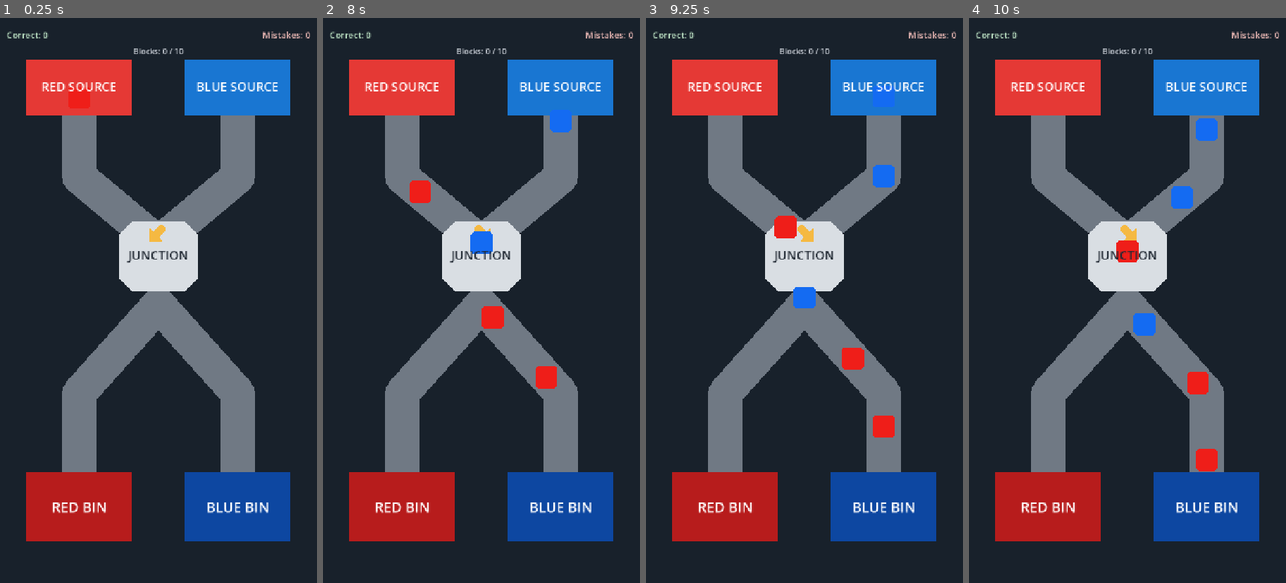
Above: before the commit, frames 1-4 (left to right).
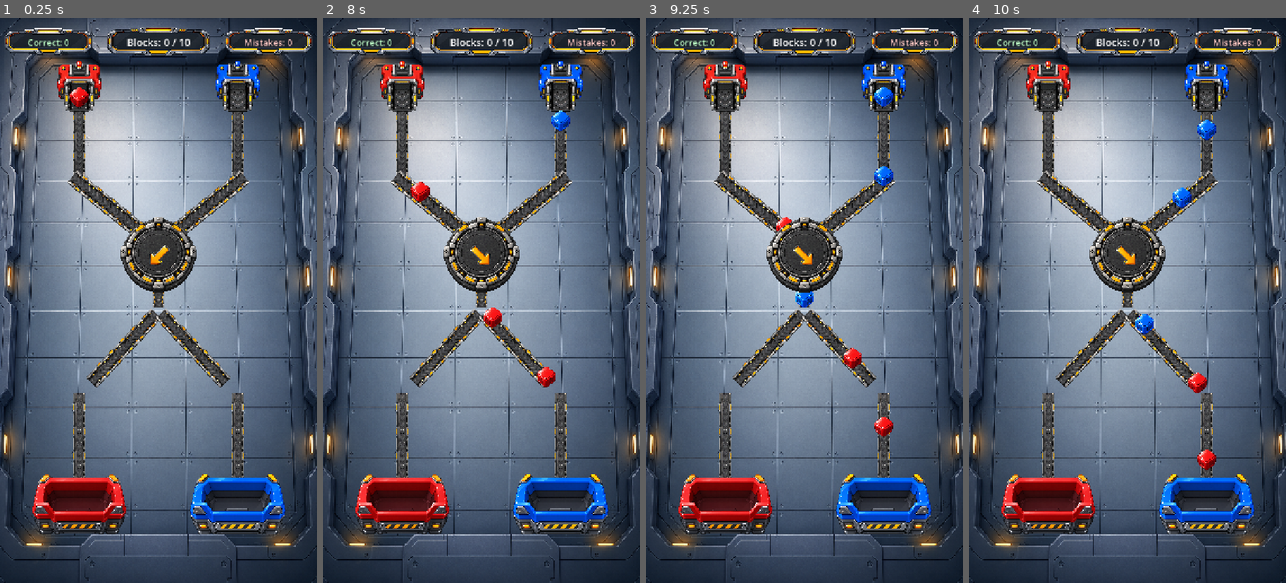
Above: after the commit, the same moments.

Repository: ArsenDev96/kinetic-conveyor
Game: Godot game, scene res://level_1.tscn
Same seed, same stepped clock (60 frames per second), same inputs: the game is played once before the commit and once after it.
Inputs (mouse positions are in pixels of both pictures, inside the frame that each line leads up to):
- Up to frame 1 (0.25 s): no input
- Up to frame 2 (8 s): tap Enter at 0.5 s; drag from (481, 255) to (513, 176) at 0.52 s; drag from (418, 328) to (481, 255) at 1.27 s; move the mouse to (513, 176) at 2.02 s; hold D 2.03-2.75 s; tap Tab at 2.1 s; click (513, 176) at 2.17 s; drag from (465, 413) to (386, 215) at 2.77 s; move the mouse to (576, 385) at 3.52 s; hold A 3.53-4.25 s; tap Delete at 3.6 s; click (576, 385) at 3.67 s; tap Space at 3.77, 6.77 s; drag from (386, 215) to (481, 255) at 4.27 s; move the mouse to (497, 300) at 5.02 s; hold S 5.03-5.75 s; tap Alt at 5.1 s; click (497, 300) at 5.17 s; drag from (433, 159) to (418, 328) at 5.77 s; move the mouse to (551, 272) at 6.52 s; hold W 6.53-7.25 s; tap 0 at 6.6 s; click (551, 272) at 6.67 s; drag from (418, 328) to (481, 255) at 7.27 s
- Up to frame 3 (9.25 s): move the mouse to (836, 176) at 8.02 s; hold S 8.03-8.75 s; tap 2 at 8.1 s; click (836, 176) at 8.17 s; drag from (788, 413) to (709, 215) at 8.77 s
- Up to frame 4 (10 s): move the mouse to (1222, 385) at 9.52 s; hold W from 9.53 s (still down); tap 4 at 9.6 s; click (1222, 385) at 9.67 s; tap Space at 9.77 s

The runs differ from the first frame. In frame 1, 86% of the frame differs, in the area x 0-100%, y 0-100%; in frame 2, 86%; in frame 3, 86%; in frame 4, 86%.

Commit message:
Integrate production visual assets

Diff:
--- a/block.tscn
+++ b/block.tscn
@@ -1,6 +1,7 @@
-[gd_scene load_steps=2 format=3]
+[gd_scene load_steps=3 format=3]
 
 [ext_resource type="Script" path="res://block_route_mover.gd" id="1_block_route_mover"]
+[ext_resource type="Texture2D" path="res://assets/gameplay/blocks/block_red.png" id="2_block_red"]
 
 [node name="BlockFollow" type="PathFollow2D" groups=["active_blocks"]]
 rotates = false
@@ -9,6 +10,7 @@
 
 [node name="BlockVisual" type="Node2D" parent="."]
 
-[node name="PlaceholderShape" type="Polygon2D" parent="BlockVisual"]
-color = Color(0.94, 0.12, 0.1, 1)
-polygon = PackedVector2Array(-19, -25, 19, -25, 25, -19, 25, 19, 19, 25, -19, 25, -25, 19, -25, -19)
+[node name="BlockSprite" type="Sprite2D" parent="BlockVisual"]
+texture_filter = 1
+scale = Vector2(0.045, 0.045)
+texture = ExtResource("2_block_red")
--- a/block_route_mover.gd
+++ b/block_route_mover.gd
@@ -1,4 +1,7 @@
 extends PathFollow2D
+
+const BLOCK_RED_TEXTURE := preload("res://assets/gameplay/blocks/block_red.png")
+const BLOCK_BLUE_TEXTURE := preload("res://assets/gameplay/blocks/block_blue.png")
 
 @export var speed: float = 100.0
 @export var cleanup_delay: float = 0.65
@@ -23,7 +26,7 @@
 	_red_bin = red_bin
 	_blue_bin = blue_bin
 	_delivery_evaluator = delivery_evaluator
-	$BlockVisual/PlaceholderShape.color = Color(0.94, 0.12, 0.1) if block_color == BlockTypes.BlockColor.RED else Color(0.08, 0.42, 0.95)
+	$BlockVisual/BlockSprite.texture = BLOCK_RED_TEXTURE if block_color == BlockTypes.BlockColor.RED else BLOCK_BLUE_TEXTURE
 
 
 func _process(delta: float) -> void:
--- a/delivery_evaluator.gd
+++ b/delivery_evaluator.gd
@@ -1,6 +1,9 @@
 extends Node2D
 
 enum RoundState { PLAYING, WON, LOST }
+
+const FEEDBACK_CORRECT_TEXTURE := preload("res://assets/ui/feedback_correct.png")
+const FEEDBACK_WRONG_TEXTURE := preload("res://assets/ui/feedback_wrong.png")
 
 @export var total_blocks := 10
 @export var maximum_mistakes := 3
@@ -11,14 +14,16 @@
 var round_state := RoundState.PLAYING
 var _feedback_version := 0
 
-@onready var feedback_label: Label = $HUD/CountersAndFeedback/DeliveryFeedback
+@onready var feedback_presentation: Node2D = $HUD/CountersAndFeedback/FeedbackPresentation
+@onready var feedback_background: Sprite2D = $HUD/CountersAndFeedback/FeedbackPresentation/FeedbackBackground
+@onready var feedback_label: Label = $HUD/CountersAndFeedback/FeedbackPresentation/DeliveryFeedback
 @onready var correct_label: Label = $HUD/CountersAndFeedback/CorrectCount
 @onready var mistake_label: Label = $HUD/CountersAndFeedback/MistakeCount
 @onready var blocks_label: Label = $HUD/CountersAndFeedback/BlocksProgress
-@onready var result_panel: Panel = $HUD/ResultPanel
-@onready var result_title: Label = $HUD/ResultPanel/ResultTitle
-@onready var result_summary: Label = $HUD/ResultPanel/ResultSummary
-@onready var retry_button: Button = $HUD/ResultPanel/RetryButton
+@onready var result_panel: Control = $HUD/ResultOverlay
+@onready var result_title: Label = $HUD/ResultOverlay/ResultPanel/ResultTitle
+@onready var result_summary: Label = $HUD/ResultOverlay/ResultPanel/ResultSummary
+@onready var retry_button: Button = $HUD/ResultOverlay/ResultPanel/RetryButton
 @onready var block_spawner: Node = $BlockSpawner
 @onready var junction: Area2D = $Junction
 
@@ -74,9 +79,14 @@
 	_feedback_version += 1
 	var version := _feedback_version
 	feedback_label.text = "CORRECT" if is_correct else "WRONG"
-	feedback_label.modulate = Color(0.35, 0.9, 0.4) if is_correct else Color(1.0, 0.35, 0.3)
-	feedback_label.visible = true
+	feedback_background.texture = FEEDBACK_CORRECT_TEXTURE if is_correct else FEEDBACK_WRONG_TEXTURE
+	feedback_presentation.scale = Vector2(0.9, 0.9)
+	feedback_presentation.modulate = Color.WHITE
+	feedback_presentation.visible = true
+	var pop_tween := create_tween()
+	pop_tween.set_trans(Tween.TRANS_BACK).set_ease(Tween.EASE_OUT)
+	pop_tween.tween_property(feedback_presentation, "scale", Vector2.ONE, 0.16)
 
 	await get_tree().create_timer(0.85).timeout
 	if version == _feedback_version:
-		feedback_label.visible = false
+		feedback_presentation.visible = false
--- a/junction_controller.gd
+++ b/junction_controller.gd
@@ -11,6 +11,7 @@
 			_update_direction_marker()
 var _last_toggle_time := -1000
 var interaction_enabled := true
+var _rotation_tween: Tween
 @onready var direction_marker: Node2D = $JunctionVisual/DirectionMarker
 
 
@@ -67,4 +68,12 @@
 
 
 func _update_direction_marker() -> void:
-	direction_marker.rotation = PI / 4.0 if current_route == Route.LEFT else -PI / 4.0
+	var target_rotation := PI / 4.0 if current_route == Route.LEFT else -PI / 4.0
+	if not is_node_ready():
+		direction_marker.rotation = target_rotation
+		return
+	if _rotation_tween != null:
+		_rotation_tween.kill()
+	_rotation_tween = create_tween()
+	_rotation_tween.set_trans(Tween.TRANS_QUAD).set_ease(Tween.EASE_OUT)
+	_rotation_tween.tween_property(direction_marker, "rotation", target_rotation, 0.15)
--- a/level_1.tscn
+++ b/level_1.tscn
@@ -5,6 +5,19 @@
 [ext_resource type="Script" uid="uid://poufm2nc7jm8" path="res://delivery_evaluator.gd" id="3_delivery_evaluator"]
 [ext_resource type="Script" uid="uid://bo560cs0x0rb2" path="res://bin.gd" id="4_bin"]
 [ext_resource type="Script" uid="uid://ciwmlh61j0yd4" path="res://block_spawner.gd" id="5_block_spawner"]
+[ext_resource type="Texture2D" path="res://assets/gameplay/board/board_background.png" id="6_board"]
+[ext_resource type="Texture2D" path="res://assets/gameplay/conveyors/conveyor_straight.png" id="7_straight"]
+[ext_resource type="Texture2D" path="res://assets/gameplay/conveyors/conveyor_diagonal.png" id="8_diagonal"]
+[ext_resource type="Texture2D" path="res://assets/gameplay/sources/source_red.png" id="9_source_red"]
+[ext_resource type="Texture2D" path="res://assets/gameplay/sources/source_blue.png" id="10_source_blue"]
+[ext_resource type="Texture2D" path="res://assets/gameplay/junction/junction_main.png" id="11_junction"]
+[ext_resource type="Texture2D" path="res://assets/gameplay/junction/junction_arrow.png" id="12_arrow"]
+[ext_resource type="Texture2D" path="res://assets/gameplay/bins/bin_red.png" id="13_bin_red"]
+[ext_resource type="Texture2D" path="res://assets/gameplay/bins/bin_blue.png" id="14_bin_blue"]
+[ext_resource type="Texture2D" path="res://assets/ui/hud_counter_panel.png" id="15_hud_panel"]
+[ext_resource type="Texture2D" path="res://assets/ui/feedback_correct.png" id="16_feedback_correct"]
+[ext_resource type="Texture2D" path="res://assets/ui/result_panel.png" id="17_result_panel"]
+[ext_resource type="Texture2D" path="res://assets/ui/retry_button.png" id="18_retry_button"]
 
 [sub_resource type="RectangleShape2D" id="RectangleShape2D_junction"]
 size = Vector2(180, 180)
@@ -49,104 +62,140 @@
 script = ExtResource("3_delivery_evaluator")
 
 [node name="BoardVisual" type="Node2D" parent="." unique_id=1267591945]
-
-[node name="PlaceholderBackground" type="Polygon2D" parent="BoardVisual" unique_id=278740169]
-color = Color(0.09411765, 0.12941177, 0.16862746, 1)
-polygon = PackedVector2Array(0, 0, 720, 0, 720, 1280, 0, 1280)
+z_index = -10
+
+[node name="BoardBackground" type="Sprite2D" parent="BoardVisual" unique_id=278740169]
+texture_filter = 1
+position = Vector2(360, 640)
+scale = Vector2(0.76514, 0.76514)
+texture = ExtResource("6_board")
 
 [node name="Conveyors" type="Node2D" parent="." unique_id=568993667]
+z_index = -5
 
 [node name="RedInboundVisual" type="Node2D" parent="Conveyors"]
 
-[node name="PlaceholderLine" type="Line2D" parent="Conveyors/RedInboundVisual" unique_id=1659025165]
-points = PackedVector2Array(180, 155, 180, 360, 360, 510)
-width = 78.0
-default_color = Color(0.4392157, 0.4745098, 0.5176471, 1)
-joint_mode = 2
-begin_cap_mode = 2
-end_cap_mode = 2
+[node name="StraightSection" type="Sprite2D" parent="Conveyors/RedInboundVisual" unique_id=1659025165]
+texture_filter = 1
+position = Vector2(180, 257.5)
+scale = Vector2(0.07863, 0.12926)
+texture = ExtResource("7_straight")
+
+[node name="DiagonalSection" type="Sprite2D" parent="Conveyors/RedInboundVisual"]
+texture_filter = 1
+position = Vector2(270, 435)
+rotation = -0.031
+scale = Vector2(0.166, 0.166)
+texture = ExtResource("8_diagonal")
 
 [node name="BlueInboundVisual" type="Node2D" parent="Conveyors"]
 
-[node name="PlaceholderLine" type="Line2D" parent="Conveyors/BlueInboundVisual" unique_id=655557480]
-points = PackedVector2Array(540, 155, 540, 360, 360, 510)
-width = 78.0
-default_color = Color(0.4392157, 0.4745098, 0.5176471, 1)
-joint_mode = 2
-begin_cap_mode = 2
-end_cap_mode = 2
+[node name="StraightSection" type="Sprite2D" parent="Conveyors/BlueInboundVisual" unique_id=655557480]
+texture_filter = 1
+position = Vector2(540, 257.5)
+scale = Vector2(0.07863, 0.12926)
+texture = ExtResource("7_straight")
+
+[node name="DiagonalSection" type="Sprite2D" parent="Conveyors/BlueInboundVisual"]
+texture_filter = 1
+position = Vector2(450, 435)
+rotation = 0.031
+scale = Vector2(-0.166, 0.166)
+texture = ExtResource("8_diagonal")
+
+[node name="JunctionExitVisual" type="Sprite2D" parent="Conveyors"]
+texture_filter = 1
+position = Vector2(360, 580)
+scale = Vector2(0.0786, 0.096)
+texture = ExtResource("7_straight")
 
 [node name="RedOutboundVisual" type="Node2D" parent="Conveyors"]
 
-[node name="PlaceholderLine" type="Line2D" parent="Conveyors/RedOutboundVisual" unique_id=1153479740]
-points = PackedVector2Array(360, 650, 180, 850, 180, 1107)
-width = 78.0
-default_color = Color(0.4392157, 0.4745098, 0.5176471, 1)
-joint_mode = 2
-begin_cap_mode = 2
-end_cap_mode = 2
+[node name="DiagonalSection" type="Sprite2D" parent="Conveyors/RedOutboundVisual" unique_id=1153479740]
+texture_filter = 1
+position = Vector2(270, 750)
+rotation = -0.111
+scale = Vector2(-0.15, 0.15)
+texture = ExtResource("8_diagonal")
+
+[node name="StraightSection" type="Sprite2D" parent="Conveyors/RedOutboundVisual"]
+texture_filter = 1
+position = Vector2(180, 978.5)
+scale = Vector2(0.07863, 0.16204)
+texture = ExtResource("7_straight")
 
 [node name="BlueOutboundVisual" type="Node2D" parent="Conveyors"]
 
-[node name="PlaceholderLine" type="Line2D" parent="Conveyors/BlueOutboundVisual" unique_id=1733936060]
-points = PackedVector2Array(360, 650, 540, 850, 540, 1107)
-width = 78.0
-default_color = Color(0.4392157, 0.4745098, 0.5176471, 1)
-joint_mode = 2
-begin_cap_mode = 2
-end_cap_mode = 2
+[node name="DiagonalSection" type="Sprite2D" parent="Conveyors/BlueOutboundVisual" unique_id=1733936060]
+texture_filter = 1
+position = Vector2(450, 750)
+rotation = 0.111
+scale = Vector2(0.15, 0.15)
+texture = ExtResource("8_diagonal")
+
+[node name="StraightSection" type="Sprite2D" parent="Conveyors/BlueOutboundVisual"]
+texture_filter = 1
+position = Vector2(540, 978.5)
+scale = Vector2(0.07863, 0.16204)
+texture = ExtResource("7_straight")
 
 [node name="Sources" type="Node2D" parent="." unique_id=1352065766]
+z_index = -3
 
 [node name="RedSourceVisual" type="Node2D" parent="Sources"]
 
-[node name="PlaceholderShape" type="Polygon2D" parent="Sources/RedSourceVisual" unique_id=1808651792]
-color = Color(0.8980392, 0.22352941, 0.20784314, 1)
-polygon = PackedVector2Array(60, 95, 300, 95, 300, 220, 60, 220)
+[node name="SourceSprite" type="Sprite2D" parent="Sources/RedSourceVisual" unique_id=1808651792]
+texture_filter = 1
+position = Vector2(180, 155)
+scale = Vector2(0.13529, 0.13529)
+texture = ExtResource("9_source_red")
 
 [node name="BlueSourceVisual" type="Node2D" parent="Sources"]
 
-[node name="PlaceholderShape" type="Polygon2D" parent="Sources/BlueSourceVisual" unique_id=1762044676]
-color = Color(0.09803922, 0.4627451, 0.8235294, 1)
-polygon = PackedVector2Array(420, 95, 660, 95, 660, 220, 420, 220)
+[node name="SourceSprite" type="Sprite2D" parent="Sources/BlueSourceVisual" unique_id=1762044676]
+texture_filter = 1
+position = Vector2(540, 155)
+scale = Vector2(0.13529, 0.13529)
+texture = ExtResource("10_source_blue")
 
 [node name="Junction" type="Area2D" parent="." unique_id=1839861545]
+z_index = 5
 script = ExtResource("2_junction_controller")
 
 [node name="JunctionVisual" type="Node2D" parent="Junction"]
 
-[node name="PlaceholderBody" type="Polygon2D" parent="Junction/JunctionVisual" unique_id=1962268262]
-color = Color(0.8509804, 0.87058824, 0.8901961, 1)
-polygon = PackedVector2Array(300, 460, 420, 460, 450, 490, 450, 590, 420, 620, 300, 620, 270, 590, 270, 490)
+[node name="JunctionHousing" type="Sprite2D" parent="Junction/JunctionVisual" unique_id=1962268262]
+texture_filter = 1
+position = Vector2(360, 540)
+scale = Vector2(0.14354, 0.14354)
+texture = ExtResource("11_junction")
 
 [node name="DirectionMarker" type="Node2D" parent="Junction/JunctionVisual" unique_id=193270197]
-position = Vector2(360, 485)
-
-[node name="DirectionStem" type="Line2D" parent="Junction/JunctionVisual/DirectionMarker" unique_id=735920376]
-points = PackedVector2Array(0, -10, 0, 10)
-width = 18.0
-default_color = Color(0.9607843, 0.7254902, 0.25882354, 1)
-begin_cap_mode = 2
-end_cap_mode = 2
-
-[node name="DirectionArrow" type="Polygon2D" parent="Junction/JunctionVisual/DirectionMarker" unique_id=383643162]
-color = Color(0.9607843, 0.7254902, 0.25882354, 1)
-polygon = PackedVector2Array(-22, 7, 22, 7, 0, 30)
+position = Vector2(360, 540)
+z_index = 1
+
+[node name="DirectionArrow" type="Sprite2D" parent="Junction/JunctionVisual/DirectionMarker" unique_id=383643162]
+texture_filter = 1
+scale = Vector2(0.0442, 0.0442)
+texture = ExtResource("12_arrow")
 
 [node name="JunctionInputHitArea" type="CollisionShape2D" parent="Junction" unique_id=236863293]
 position = Vector2(360, 540)
 shape = SubResource("RectangleShape2D_junction")
 
 [node name="Bins" type="Node2D" parent="." unique_id=1442170970]
+z_index = -3
 
 [node name="RedBin" type="Node2D" parent="Bins" unique_id=576010477]
 script = ExtResource("4_bin")
 
 [node name="RedBinVisual" type="Node2D" parent="Bins/RedBin"]
 
-[node name="PlaceholderShape" type="Polygon2D" parent="Bins/RedBin/RedBinVisual"]
-color = Color(0.7176471, 0.10980392, 0.10980392, 1)
-polygon = PackedVector2Array(60, 1030, 300, 1030, 300, 1185, 60, 1185)
+[node name="BinSprite" type="Sprite2D" parent="Bins/RedBin/RedBinVisual"]
+texture_filter = 1
+position = Vector2(180, 1107)
+scale = Vector2(0.15625, 0.15625)
+texture = ExtResource("13_bin_red")
 
 [node name="BlueBin" type="Node2D" parent="Bins" unique_id=848172358]
 script = ExtResource("4_bin")
@@ -154,11 +203,14 @@
 
 [node name="BlueBinVisual" type="Node2D" parent="Bins/BlueBin"]
 
-[node name="PlaceholderShape" type="Polygon2D" parent="Bins/BlueBin/BlueBinVisual"]
-color = Color(0.050980393, 0.2784314, 0.6313726, 1)
-polygon = PackedVector2Array(420, 1030, 660, 1030, 660, 1185, 420, 1185)
+[node name="BinSprite" type="Sprite2D" parent="Bins/BlueBin/BlueBinVisual"]
+texture_filter = 1
+position = Vector2(540, 1107)
+scale = Vector2(0.15625, 0.15625)
+texture = ExtResource("14_bin_blue")
 
 [node name="MovementPaths" type="Node2D" parent="." unique_id=2113354974]
+z_index = 2
 
 [node name="RedInboundPath" type="Path2D" parent="MovementPaths" unique_id=157412903]
 curve = SubResource("Curve2D_red_inbound")
@@ -180,109 +232,110 @@
 
 [node name="CountersAndFeedback" type="Node2D" parent="HUD"]
 
+[node name="CounterBackings" type="Node2D" parent="HUD/CountersAndFeedback"]
+
+[node name="CorrectPanel" type="Sprite2D" parent="HUD/CountersAndFeedback/CounterBackings"]
+texture_filter = 1
+position = Vector2(110, 55)
+scale = Vector2(0.095, 0.09)
+texture = ExtResource("15_hud_panel")
+
+[node name="ProgressPanel" type="Sprite2D" parent="HUD/CountersAndFeedback/CounterBackings"]
+texture_filter = 1
+position = Vector2(360, 55)
+scale = Vector2(0.112, 0.1)
+texture = ExtResource("15_hud_panel")
+
+[node name="MistakePanel" type="Sprite2D" parent="HUD/CountersAndFeedback/CounterBackings"]
+texture_filter = 1
+position = Vector2(610, 55)
+scale = Vector2(0.095, 0.09)
+texture = ExtResource("15_hud_panel")
+
 [node name="CorrectCount" type="Label" parent="HUD/CountersAndFeedback" unique_id=769272927]
 offset_left = 15.0
-offset_top = 24.0
-offset_right = 175.0
-offset_bottom = 56.0
-theme_override_colors/font_color = Color(0.75, 0.9, 0.78, 1)
+offset_top = 38.0
+offset_right = 205.0
+offset_bottom = 72.0
+theme_override_colors/font_color = Color(0.75, 1, 0.78, 1)
 theme_override_font_sizes/font_size = 20
 text = "Correct: 0"
-
-[node name="DeliveryFeedback" type="Label" parent="HUD/CountersAndFeedback" unique_id=77396539]
+horizontal_alignment = 1
+vertical_alignment = 1
+
+[node name="FeedbackPresentation" type="Node2D" parent="HUD/CountersAndFeedback"]
 visible = false
-offset_left = 260.0
-offset_top = 20.0
-offset_right = 460.0
-offset_bottom = 60.0
+position = Vector2(360, 118)
+
+[node name="FeedbackBackground" type="Sprite2D" parent="HUD/CountersAndFeedback/FeedbackPresentation"]
+texture_filter = 1
+scale = Vector2(0.12, 0.06)
+texture = ExtResource("16_feedback_correct")
+
+[node name="DeliveryFeedback" type="Label" parent="HUD/CountersAndFeedback/FeedbackPresentation" unique_id=77396539]
+offset_left = -100.0
+offset_top = -22.0
+offset_right = 100.0
+offset_bottom = 22.0
+theme_override_colors/font_color = Color(1, 1, 1, 1)
 theme_override_font_sizes/font_size = 24
 text = "CORRECT"
 horizontal_alignment = 1
+vertical_alignment = 1
 
 [node name="MistakeCount" type="Label" parent="HUD/CountersAndFeedback" unique_id=1524551893]
-offset_left = 525.0
-offset_top = 24.0
+offset_left = 515.0
+offset_top = 38.0
 offset_right = 705.0
-offset_bottom = 56.0
+offset_bottom = 72.0
 theme_override_colors/font_color = Color(1, 0.78, 0.76, 1)
 theme_override_font_sizes/font_size = 20
 text = "Mistakes: 0"
-horizontal_alignment = 2
+horizontal_alignment = 1
+vertical_alignment = 1
 
 [node name="BlocksProgress" type="Label" parent="HUD/CountersAndFeedback" unique_id=1357215857]
-offset_left = 260.0
-offset_top = 62.0
-offset_right = 460.0
-offset_bottom = 92.0
-theme_override_colors/font_color = Color(0.85, 0.87, 0.9, 1)
-theme_override_font_sizes/font_size = 18
+offset_left = 238.0
+offset_top = 34.0
+offset_right = 482.0
+offset_bottom = 76.0
+theme_override_colors/font_color = Color(1, 1, 1, 1)
+theme_override_font_sizes/font_size = 23
 text = "Blocks: 0 / 10"
 horizontal_alignment = 1
-
-[node name="RedSourceLabel" type="Label" parent="HUD" unique_id=1975960498]
-offset_left = 94.0
-offset_top = 133.0
-offset_right = 266.0
-offset_bottom = 178.0
-theme_override_colors/font_color = Color(1, 1, 1, 1)
-theme_override_font_sizes/font_size = 28
-text = "RED SOURCE"
-horizontal_alignment = 1
-vertical_alignment = 1
-
-[node name="BlueSourceLabel" type="Label" parent="HUD" unique_id=2072810652]
-offset_left = 441.0
-offset_top = 133.0
-offset_right = 639.0
-offset_bottom = 178.0
-theme_override_colors/font_color = Color(1, 1, 1, 1)
-theme_override_font_sizes/font_size = 28
-text = "BLUE SOURCE"
-horizontal_alignment = 1
-vertical_alignment = 1
-
-[node name="JunctionLabel" type="Label" parent="HUD" unique_id=1150571503]
-offset_left = 275.0
-offset_top = 515.0
-offset_right = 445.0
-offset_bottom = 560.0
-theme_override_colors/font_color = Color(0.1254902, 0.15686275, 0.19607843, 1)
-theme_override_font_sizes/font_size = 28
-text = "JUNCTION"
-horizontal_alignment = 1
-vertical_alignment = 1
-
-[node name="RedBinLabel" type="Label" parent="HUD" unique_id=1028614207]
-offset_left = 85.0
-offset_top = 1080.0
-offset_right = 275.0
-offset_bottom = 1135.0
-theme_override_colors/font_color = Color(1, 1, 1, 1)
-theme_override_font_sizes/font_size = 32
-text = "RED BIN"
-horizontal_alignment = 1
-vertical_alignment = 1
-
-[node name="BlueBinLabel" type="Label" parent="HUD" unique_id=1974606090]
-offset_left = 445.0
-offset_top = 1080.0
-offset_right = 635.0
-offset_bottom = 1135.0
-theme_override_colors/font_color = Color(1, 1, 1, 1)
-theme_override_font_sizes/font_size = 32
-text = "BLUE BIN"
-horizontal_alignment = 1
-vertical_alignment = 1
-
-[node name="ResultPanel" type="Panel" parent="HUD" unique_id=1188403747]
+vertical_alignment = 1
+
+[node name="ResultOverlay" type="Control" parent="HUD"]
 visible = false
+layout_mode = 3
+anchors_preset = 15
+anchor_right = 1.0
+anchor_bottom = 1.0
+grow_horizontal = 2
+grow_vertical = 2
+mouse_filter = 1
+
+[node name="DimBackground" type="ColorRect" parent="HUD/ResultOverlay"]
+layout_mode = 0
+offset_right = 720.0
+offset_bottom = 1280.0
+mouse_filter = 2
+color = Color(0.015, 0.025, 0.04, 0.72)
+
+[node name="ResultPanel" type="Control" parent="HUD/ResultOverlay" unique_id=1188403747]
+layout_mode = 0
 offset_left = 135.0
 offset_top = 405.0
 offset_right = 585.0
 offset_bottom = 785.0
-theme_override_styles/panel = SubResource("StyleBoxFlat_result_panel")
-
-[node name="ResultTitle" type="Label" parent="HUD/ResultPanel" unique_id=1737957009]
+
+[node name="PanelVisual" type="Sprite2D" parent="HUD/ResultOverlay/ResultPanel"]
+texture_filter = 1
+position = Vector2(225, 190)
+scale = Vector2(0.32967, 0.32986)
+texture = ExtResource("17_result_panel")
+
+[node name="ResultTitle" type="Label" parent="HUD/ResultOverlay/ResultPanel" unique_id=1737957009]
 layout_mode = 0
 offset_left = 30.0
 offset_top = 45.0
@@ -294,7 +347,7 @@
 horizontal_alignment = 1
 vertical_alignment = 1
 
-[node name="ResultSummary" type="Label" parent="HUD/ResultPanel" unique_id=2023966534]
+[node name="ResultSummary" type="Label" parent="HUD/ResultOverlay/ResultPanel" unique_id=2023966534]
 layout_mode = 0
 offset_left = 30.0
 offset_top = 125.0
@@ -307,11 +360,18 @@
 horizontal_alignment = 1
 vertical_alignment = 1
 
-[node name="RetryButton" type="Button" parent="HUD/ResultPanel" unique_id=1526477036]
+[node name="RetryButtonVisual" type="Sprite2D" parent="HUD/ResultOverlay/ResultPanel"]
+texture_filter = 1
+position = Vector2(225, 300)
+scale = Vector2(0.10129, 0.08287)
+texture = ExtResource("18_retry_button")
+
+[node name="RetryButton" type="Button" parent="HUD/ResultOverlay/ResultPanel" unique_id=1526477036]
 layout_mode = 0
 offset_left = 115.0
 offset_top = 270.0
 offset_right = 335.0
 offset_bottom = 330.0
 theme_override_font_sizes/font_size = 24
+flat = true
 text = "RETRY"
Binary file added: assets/gameplay/bins/bin_blue.png
Binary file added: assets/gameplay/bins/bin_red.png
Binary file added: assets/gameplay/blocks/block_blue.png
Binary file added: assets/gameplay/blocks/block_red.png
Binary file added: assets/gameplay/board/board_background.png
Binary file added: assets/gameplay/conveyors/conveyor_diagonal.png
Binary file added: assets/gameplay/conveyors/conveyor_straight.png
Binary file added: assets/gameplay/junction/junction_arrow.png
Binary file added: assets/gameplay/junction/junction_main.png
Binary file added: assets/gameplay/sources/source_blue.png
Binary file added: assets/gameplay/sources/source_red.png
Binary file added: assets/ui/feedback_correct.png
(and 10 more such lines)
